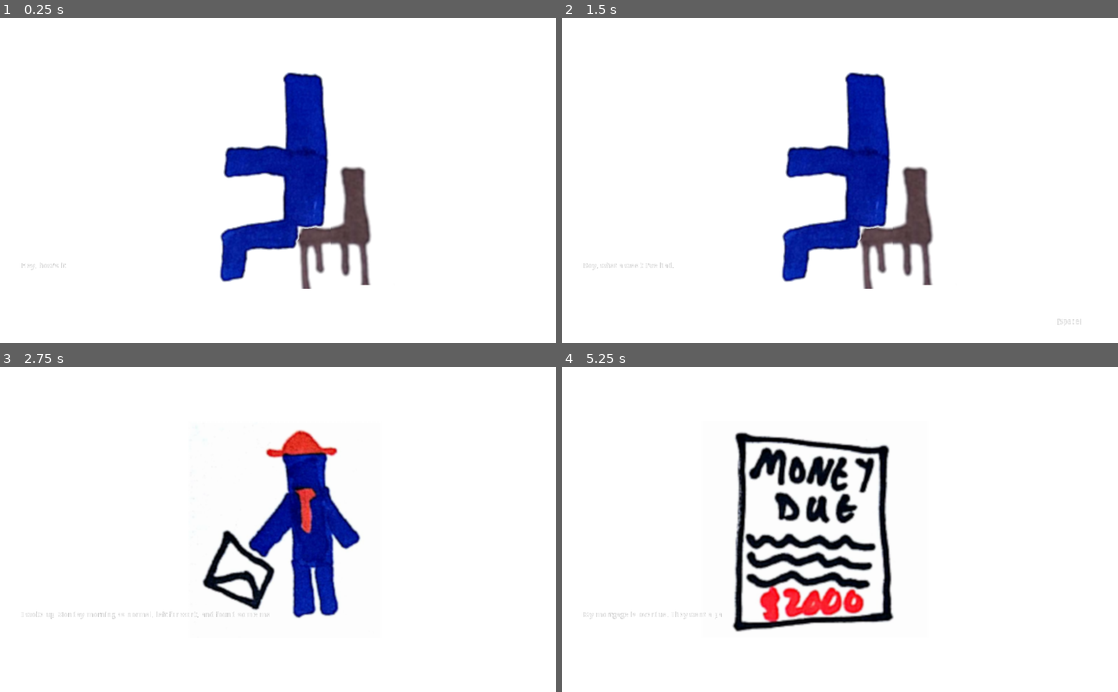
Above: before the commit, frames 1-4 (two rows, left to right).
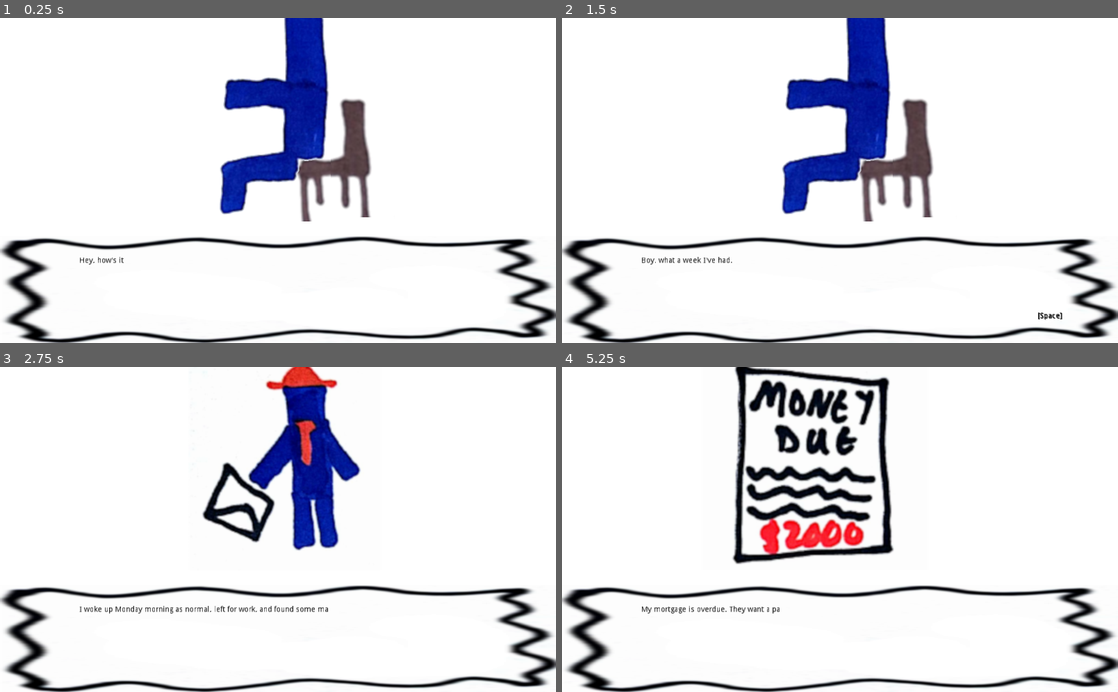
Above: after the commit, the same moments.

Repository: Dvlv/ld43
Game: Godot game, scene res://scenes/Intro.tscn
Two runs of this game, one before a commit and one after it. Both use one fixed random seed, a clock stepped at 60 frames per second and the inputs below. The project has no main scene, so this scene is started directly. The engine's default icon, where the game draws it, is replaced by a stand-in: a white triangle on a blue panel in a dark square.
Inputs (mouse positions are in pixels of both pictures, inside the frame that each line leads up to):
- Up to frame 1 (0.25 s): no input
- Up to frame 2 (1.5 s): tap Enter (ui_accept) at 0.5, 0.77 s; move the mouse to (845, 300) at 0.52 s; hold Right (ui_right) 0.53-1.28 s; move the mouse to (728, 196) at 1.27 s; hold Down (ui_down) from 1.28 s (still down)
- Up to frame 3 (2.75 s): tap Enter (ui_accept) at 1.52 s; move the mouse to (333, 458) at 2.02 s; release Down (ui_down) at 2.03 s; hold Right (ui_right) from 2.03 s (still down)
- Up to frame 4 (5.25 s): move the mouse to (812, 594) at 2.77 s; release Right (ui_right) at 2.78 s; hold Up (ui_up) 2.78-3.53 s; tap Enter (ui_accept) at 3.02, 3.77, 4.52 s; move the mouse to (1006, 578) at 3.52 s; hold Left (ui_left) 3.53-5.03 s; move the mouse to (673, 480) at 4.27 s; move the mouse to (867, 529) at 5.02 s; hold Down (ui_down) from 5.03 s (still down)

The runs differ from the first frame. In frame 1, 16% of the frame differs, in the area x 0-100%, y 0-100%; in frame 2, 16%; in frame 3, 16%; in frame 4, 20%.

Commit message:
adding background capabilities and changing text colour

Diff:
--- a/scenes/DialogueBox.tscn
+++ b/scenes/DialogueBox.tscn
@@ -1,7 +1,8 @@
-[gd_scene load_steps=3 format=2]
+[gd_scene load_steps=4 format=2]
 
 [ext_resource path="res://scripts/DialogueBox.gd" type="Script" id=1]
-[ext_resource path="res://scripts/Text.gd" type="Script" id=2]
+[ext_resource path="res://assets/bgs/border.png" type="Texture" id=2]
+[ext_resource path="res://scripts/Text.gd" type="Script" id=3]
 
 [node name="DialogueBox" type="Control"]
 
@@ -96,6 +97,7 @@
 mouse_default_cursor_shape = 0
 size_flags_horizontal = 1
 size_flags_vertical = 1
+texture = ExtResource( 2 )
 
 [node name="Next" type="Label" parent="VBoxContainer/MarginContainer3/NinePatchRect" index="0"]
 
@@ -103,20 +105,23 @@
 anchor_top = 0.0
 anchor_right = 0.0
 anchor_bottom = 0.0
-margin_left = 912.0
-margin_top = 152.0
-margin_right = 973.0
-margin_bottom = 170.0
+margin_left = 876.0
+margin_top = 141.0
+margin_right = 937.0
+margin_bottom = 159.0
 rect_pivot_offset = Vector2( 0, 0 )
 rect_clip_content = false
 mouse_filter = 2
 mouse_default_cursor_shape = 0
 size_flags_horizontal = 1
 size_flags_vertical = 4
+custom_colors/font_color = Color( 0, 0, 0, 1 )
+custom_colors/font_color_shadow = Color( 0, 0, 0, 1 )
 text = "[Space]"
 percent_visible = 1.0
 lines_skipped = 0
 max_lines_visible = -1
+_sections_unfolded = [ "custom_colors" ]
 
 [node name="Text" type="RichTextLabel" parent="VBoxContainer/MarginContainer3/NinePatchRect" index="1"]
 
@@ -124,16 +129,18 @@
 anchor_top = 0.0
 anchor_right = 0.0
 anchor_bottom = 0.0
-margin_left = 39.0
-margin_top = 49.0
-margin_right = 1007.0
-margin_bottom = 196.0
+margin_left = 146.0
+margin_top = 39.0
+margin_right = 862.0
+margin_bottom = 138.0
 rect_pivot_offset = Vector2( 0, 0 )
 rect_clip_content = true
 mouse_filter = 0
 mouse_default_cursor_shape = 0
 size_flags_horizontal = 1
 size_flags_vertical = 1
+custom_colors/default_color = Color( 0, 0, 0, 1 )
+custom_colors/font_color_selected = Color( 0, 0, 0, 1 )
 bbcode_enabled = false
 bbcode_text = ""
 visible_characters = -1
@@ -145,7 +152,8 @@
 scroll_following = false
 selection_enabled = false
 override_selected_font_color = false
-script = ExtResource( 2 )
+script = ExtResource( 3 )
+_sections_unfolded = [ "custom_colors" ]
 
 [node name="Timer" type="Timer" parent="." index="1"]
 
--- a/scenes/Intro.tscn
+++ b/scenes/Intro.tscn
@@ -21,5 +21,5 @@
 
 [node name="Background" type="Sprite" parent="." index="1"]
 
-position = Vector2( 512, 300 )
+position = Vector2( 512, 175 )
 _sections_unfolded = [ "Transform" ]
--- a/scenes/PoorEnding.tscn
+++ b/scenes/PoorEnding.tscn
@@ -16,3 +16,8 @@
 transform = Transform2D( 1, 0, 0, 1, 0, 0 )
 
 [node name="DialogueBox" parent="CanvasLayer" index="0" instance=ExtResource( 2 )]
+
+[node name="Background" type="Sprite" parent="." index="1"]
+
+position = Vector2( 512, 175 )
+_sections_unfolded = [ "Transform" ]
--- a/scenes/RichEnding.tscn
+++ b/scenes/RichEnding.tscn
@@ -16,3 +16,8 @@
 transform = Transform2D( 1, 0, 0, 1, 0, 0 )
 
 [node name="DialogueBox" parent="CanvasLayer" index="0" instance=ExtResource( 2 )]
+
+[node name="Background" type="Sprite" parent="." index="1"]
+
+position = Vector2( 512, 175 )
+_sections_unfolded = [ "Transform" ]
--- a/scenes/WorkAmount.tscn
+++ b/scenes/WorkAmount.tscn
@@ -1,7 +1,8 @@
-[gd_scene load_steps=3 format=2]
+[gd_scene load_steps=4 format=2]
 
 [ext_resource path="res://scripts/WorkAmount.gd" type="Script" id=1]
-[ext_resource path="res://icon.png" type="Texture" id=2]
+[ext_resource path="res://assets/bgs/me-uniform.png" type="Texture" id=2]
+[ext_resource path="res://assets/bgs/wife-uniform.png" type="Texture" id=3]
 
 [node name="WorkAmount" type="Control"]
 
@@ -40,7 +41,7 @@
 anchor_right = 0.0
 anchor_bottom = 0.0
 margin_right = 975.0
-margin_bottom = 164.0
+margin_bottom = 134.0
 rect_pivot_offset = Vector2( 0, 0 )
 rect_clip_content = false
 mouse_filter = 0
@@ -56,20 +57,23 @@
 anchor_right = 0.0
 anchor_bottom = 0.0
 margin_left = 8.0
-margin_top = 75.0
-margin_right = 975.0
-margin_bottom = 89.0
+margin_top = 60.0
+margin_right = 975.0
+margin_bottom = 74.0
 rect_pivot_offset = Vector2( 0, 0 )
 rect_clip_content = false
 mouse_filter = 2
 mouse_default_cursor_shape = 0
 size_flags_horizontal = 1
 size_flags_vertical = 4
+custom_colors/font_color = Color( 0, 0, 0, 1 )
+custom_colors/font_color_shadow = Color( 0, 0, 0, 1 )
 text = "Drag the slider to adjust your overtime. The longer you work, the more money you earn!"
 align = 1
 percent_visible = 1.0
 lines_skipped = 0
 max_lines_visible = -1
+_sections_unfolded = [ "custom_colors", "custom_constants" ]
 
 [node name="Player" type="HBoxContainer" parent="VBoxContainer" index="1"]
 
@@ -77,9 +81,9 @@
 anchor_top = 0.0
 anchor_right = 0.0
 anchor_bottom = 0.0
-margin_top = 168.0
-margin_right = 975.0
-margin_bottom = 332.0
+margin_top = 138.0
+margin_right = 975.0
+margin_bottom = 317.0
 rect_pivot_offset = Vector2( 0, 0 )
 rect_clip_content = false
 mouse_filter = 1
@@ -96,7 +100,7 @@
 anchor_right = 0.0
 anchor_bottom = 0.0
 margin_right = 483.0
-margin_bottom = 164.0
+margin_bottom = 179.0
 rect_pivot_offset = Vector2( 0, 0 )
 rect_clip_content = false
 mouse_filter = 0
@@ -112,10 +116,9 @@
 anchor_top = 0.0
 anchor_right = 0.0
 anchor_bottom = 0.0
-margin_left = 209.0
-margin_top = 50.0
-margin_right = 273.0
-margin_bottom = 114.0
+margin_left = 187.0
+margin_right = 295.0
+margin_bottom = 179.0
 rect_pivot_offset = Vector2( 0, 0 )
 rect_clip_content = false
 mouse_filter = 1
@@ -124,6 +127,7 @@
 size_flags_vertical = 1
 texture = ExtResource( 2 )
 stretch_mode = 0
+_sections_unfolded = [ "Rect" ]
 
 [node name="MarginContainer2" type="MarginContainer" parent="VBoxContainer/Player" index="1"]
 
@@ -133,7 +137,7 @@
 anchor_bottom = 0.0
 margin_left = 487.0
 margin_right = 975.0
-margin_bottom = 164.0
+margin_bottom = 179.0
 rect_pivot_offset = Vector2( 0, 0 )
 rect_clip_content = false
 mouse_filter = 0
@@ -150,7 +154,7 @@
 anchor_bottom = 0.0
 margin_left = 8.0
 margin_right = 488.0
-margin_bottom = 164.0
+margin_bottom = 179.0
 rect_pivot_offset = Vector2( 0, 0 )
 rect_clip_content = false
 mouse_filter = 1
@@ -166,7 +170,7 @@
 anchor_right = 0.0
 anchor_bottom = 0.0
 margin_right = 480.0
-margin_bottom = 80.0
+margin_bottom = 87.0
 rect_pivot_offset = Vector2( 0, 0 )
 rect_clip_content = false
 focus_mode = 2
@@ -193,20 +197,22 @@
 anchor_top = 0.0
 anchor_right = 0.0
 anchor_bottom = 0.0
-margin_top = 84.0
+margin_top = 91.0
 margin_right = 480.0
-margin_bottom = 164.0
-rect_pivot_offset = Vector2( 0, 0 )
-rect_clip_content = false
-mouse_filter = 2
-mouse_default_cursor_shape = 0
-size_flags_horizontal = 3
-size_flags_vertical = 3
+margin_bottom = 179.0
+rect_pivot_offset = Vector2( 0, 0 )
+rect_clip_content = false
+mouse_filter = 2
+mouse_default_cursor_shape = 0
+size_flags_horizontal = 3
+size_flags_vertical = 3
+custom_colors/font_color = Color( 0, 0, 0, 1 )
+custom_colors/font_color_shadow = Color( 0, 0, 0, 1 )
 text = "1                                                                                                                    6"
 percent_visible = 1.0
 lines_skipped = 0
 max_lines_visible = -1
-_sections_unfolded = [ "Size Flags" ]
+_sections_unfolded = [ "Size Flags", "custom_colors" ]
 
 [node name="Wife" type="HBoxContainer" parent="VBoxContainer" index="2"]
 
@@ -214,7 +220,7 @@
 anchor_top = 0.0
 anchor_right = 0.0
 anchor_bottom = 0.0
-margin_top = 336.0
+margin_top = 321.0
 margin_right = 975.0
 margin_bottom = 500.0
 rect_pivot_offset = Vector2( 0, 0 )
@@ -233,7 +239,7 @@
 anchor_right = 0.0
 anchor_bottom = 0.0
 margin_right = 479.0
-margin_bottom = 164.0
+margin_bottom = 179.0
 rect_pivot_offset = Vector2( 0, 0 )
 rect_clip_content = false
 mouse_filter = 0
@@ -243,6 +249,24 @@
 use_top_left = false
 _sections_unfolded = [ "Size Flags" ]
 
+[node name="TextureRect" type="TextureRect" parent="VBoxContainer/Wife/MarginContainer" index="0"]
+
+anchor_left = 0.0
+anchor_top = 0.0
+anchor_right = 0.0
+anchor_bottom = 0.0
+margin_left = 185.0
+margin_right = 293.0
+margin_bottom = 179.0
+rect_pivot_offset = Vector2( 0, 0 )
+rect_clip_content = false
+mouse_filter = 1
+mouse_default_cursor_shape = 0
+size_flags_horizontal = 1
+size_flags_vertical = 1
+texture = ExtResource( 3 )
+stretch_mode = 0
+
 [node name="MarginContainer3" type="MarginContainer" parent="VBoxContainer/Wife" index="1"]
 
 anchor_left = 0.0
@@ -251,7 +275,7 @@
 anchor_bottom = 0.0
 margin_left = 483.0
 margin_right = 975.0
-margin_bottom = 164.0
+margin_bottom = 179.0
 rect_pivot_offset = Vector2( 0, 0 )
 rect_clip_content = false
 mouse_filter = 0
@@ -268,7 +292,7 @@
 anchor_bottom = 0.0
 margin_left = 8.0
 margin_right = 492.0
-margin_bottom = 164.0
+margin_bottom = 179.0
 rect_pivot_offset = Vector2( 0, 0 )
 rect_clip_content = false
 mouse_filter = 1
@@ -284,7 +308,7 @@
 anchor_right = 0.0
 anchor_bottom = 0.0
 margin_right = 484.0
-margin_bottom = 80.0
+margin_bottom = 87.0
 rect_pivot_offset = Vector2( 0, 0 )
 rect_clip_content = false
 focus_mode = 2
@@ -311,20 +335,22 @@
 anchor_top = 0.0
 anchor_right = 0.0
 anchor_bottom = 0.0
-margin_top = 84.0
+margin_top = 91.0
 margin_right = 484.0
-margin_bottom = 164.0
-rect_pivot_offset = Vector2( 0, 0 )
-rect_clip_content = false
-mouse_filter = 2
-mouse_default_cursor_shape = 0
-size_flags_horizontal = 3
-size_flags_vertical = 3
+margin_bottom = 179.0
+rect_pivot_offset = Vector2( 0, 0 )
+rect_clip_content = false
+mouse_filter = 2
+mouse_default_cursor_shape = 0
+size_flags_horizontal = 3
+size_flags_vertical = 3
+custom_colors/font_color = Color( 0, 0, 0, 1 )
+custom_colors/font_color_shadow = Color( 0, 0, 0, 1 )
 text = "0                                                                                                                     3"
 percent_visible = 1.0
 lines_skipped = 0
 max_lines_visible = -1
-_sections_unfolded = [ "Size Flags" ]
+_sections_unfolded = [ "Size Flags", "custom_colors" ]
 
 [node name="CenterContainer" type="CenterContainer" parent="VBoxContainer" index="3"]
 
@@ -376,11 +402,14 @@
 mouse_default_cursor_shape = 0
 size_flags_horizontal = 1
 size_flags_vertical = 4
+custom_colors/font_color = Color( 0, 0, 0, 1 )
+custom_colors/font_color_shadow = Color( 0, 0, 0, 1 )
 text = "Overtime: 1 hour"
 align = 1
 percent_visible = 1.0
 lines_skipped = 0
 max_lines_visible = -1
+_sections_unfolded = [ "custom_colors" ]
 
 [node name="Money" type="Label" parent="VBoxContainer/CenterContainer/VBoxContainer" index="1"]
 
@@ -397,11 +426,14 @@
 mouse_default_cursor_shape = 0
 size_flags_horizontal = 1
 size_flags_vertical = 4
+custom_colors/font_color = Color( 0, 0, 0, 1 )
+custom_colors/font_color_shadow = Color( 0, 0, 0, 1 )
 text = "Money: $100"
 align = 1
 percent_visible = 1.0
 lines_skipped = 0
 max_lines_visible = -1
+_sections_unfolded = [ "custom_colors" ]
 
 [node name="blank" type="Label" parent="VBoxContainer/CenterContainer/VBoxContainer" index="2"]
 
--- a/scenes/friday.tscn
+++ b/scenes/friday.tscn
@@ -3,7 +3,7 @@
 [ext_resource path="res://scripts/friday.gd" type="Script" id=1]
 [ext_resource path="res://scenes/DialogueBox.tscn" type="PackedScene" id=2]
 
-[node name="Friday" type="Node2D"]
+[node name="Friday" type="Node2D" index="0"]
 
 script = ExtResource( 1 )
 
@@ -18,3 +18,6 @@
 [node name="DialogueBox" parent="CanvasLayer" index="0" instance=ExtResource( 2 )]
 
 [node name="Background" type="Sprite" parent="." index="1"]
+
+position = Vector2( 512, 175 )
+_sections_unfolded = [ "Transform" ]
--- a/scenes/thursday.tscn
+++ b/scenes/thursday.tscn
@@ -3,7 +3,7 @@
 [ext_resource path="res://scripts/thursday.gd" type="Script" id=1]
 [ext_resource path="res://scenes/DialogueBox.tscn" type="PackedScene" id=2]
 
-[node name="Thursday" type="Node2D"]
+[node name="Thursday" type="Node2D" index="0"]
 
 script = ExtResource( 1 )
 
@@ -18,3 +18,6 @@
 [node name="DialogueBox" parent="CanvasLayer" index="0" instance=ExtResource( 2 )]
 
 [node name="Background" type="Sprite" parent="." index="1"]
+
+position = Vector2( 512, 175 )
+_sections_unfolded = [ "Offset", "Transform" ]
--- a/scenes/tuesday.tscn
+++ b/scenes/tuesday.tscn
@@ -3,7 +3,7 @@
 [ext_resource path="res://scripts/tuesday.gd" type="Script" id=1]
 [ext_resource path="res://scenes/DialogueBox.tscn" type="PackedScene" id=2]
 
-[node name="Tuesday" type="Node2D"]
+[node name="Tuesday" type="Node2D" index="0"]
 
 script = ExtResource( 1 )
 
@@ -18,3 +18,6 @@
 [node name="DialogueBox" parent="CanvasLayer" index="0" instance=ExtResource( 2 )]
 
 [node name="Background" type="Sprite" parent="." index="1"]
+
+position = Vector2( 512, 175 )
+_sections_unfolded = [ "Transform" ]
--- a/scenes/wednesday.tscn
+++ b/scenes/wednesday.tscn
@@ -1,10 +1,9 @@
-[gd_scene load_steps=4 format=2]
+[gd_scene load_steps=3 format=2]
 
 [ext_resource path="res://scripts/wednesday.gd" type="Script" id=1]
 [ext_resource path="res://scenes/DialogueBox.tscn" type="PackedScene" id=2]
-[ext_resource path="res://assets/papersort/hrPaper.png" type="Texture" id=3]
 
-[node name="Wednesday" type="Node2D"]
+[node name="Wednesday" type="Node2D" index="0"]
 
 script = ExtResource( 1 )
 
@@ -20,5 +19,5 @@
 
 [node name="Background" type="Sprite" parent="." index="1"]
 
-position = Vector2( 264.82, 160.665 )
-texture = ExtResource( 3 )
+position = Vector2( 512, 175 )
+_sections_unfolded = [ "Transform" ]
--- a/scripts/PoorEnding.gd
+++ b/scripts/PoorEnding.gd
@@ -1,4 +1,4 @@
-extends Node2D
+extends "res://scripts/ChangesBg.gd"
 
 onready var DIALOGUE = $CanvasLayer/DialogueBox
 onready var NEXT_SCENE = preload("res://scenes/Thanks.tscn")
--- a/scripts/RichEnding.gd
+++ b/scripts/RichEnding.gd
@@ -1,4 +1,4 @@
-extends Node2D
+extends "res://scripts/ChangesBg.gd"
 
 onready var DIALOGUE = $CanvasLayer/DialogueBox
 onready var NEXT_SCENE = preload("res://scenes/Thanks.tscn")
Binary file added: assets/bgs/border.png
Not shown, added: assets/bgs/border.png.import
Binary file added: assets/bgs/me-uniform.png
Not shown, added: assets/bgs/me-uniform.png.import
Binary file added: assets/bgs/wife-uniform.png
Not shown, added: assets/bgs/wife-uniform.png.import
